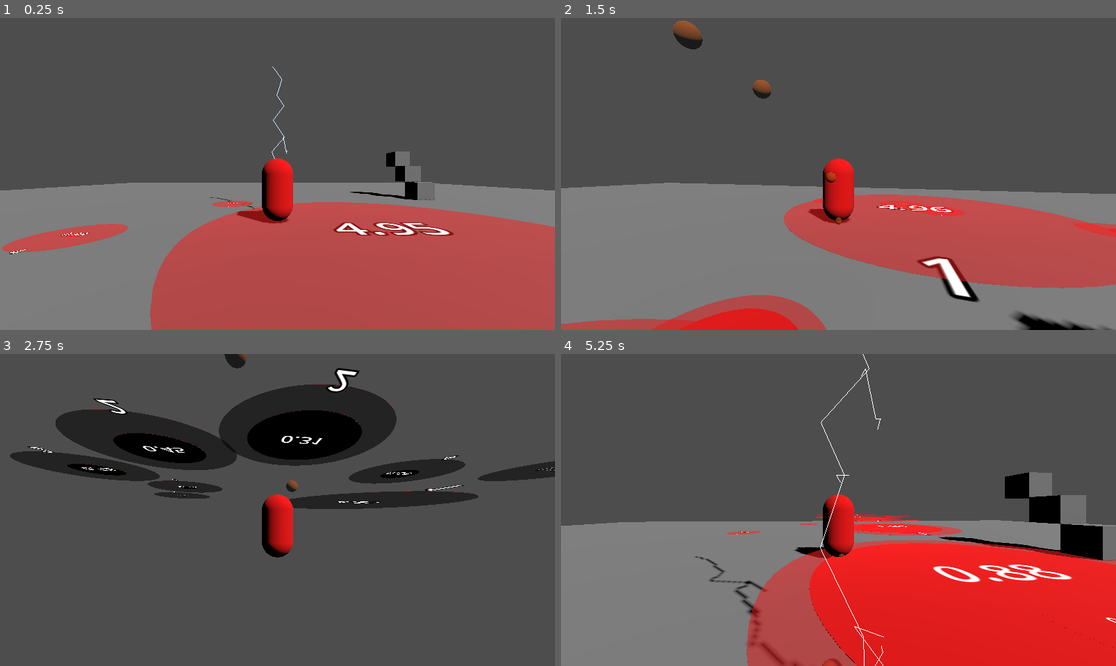
Above: before the commit, frames 1-4 (two rows, left to right).
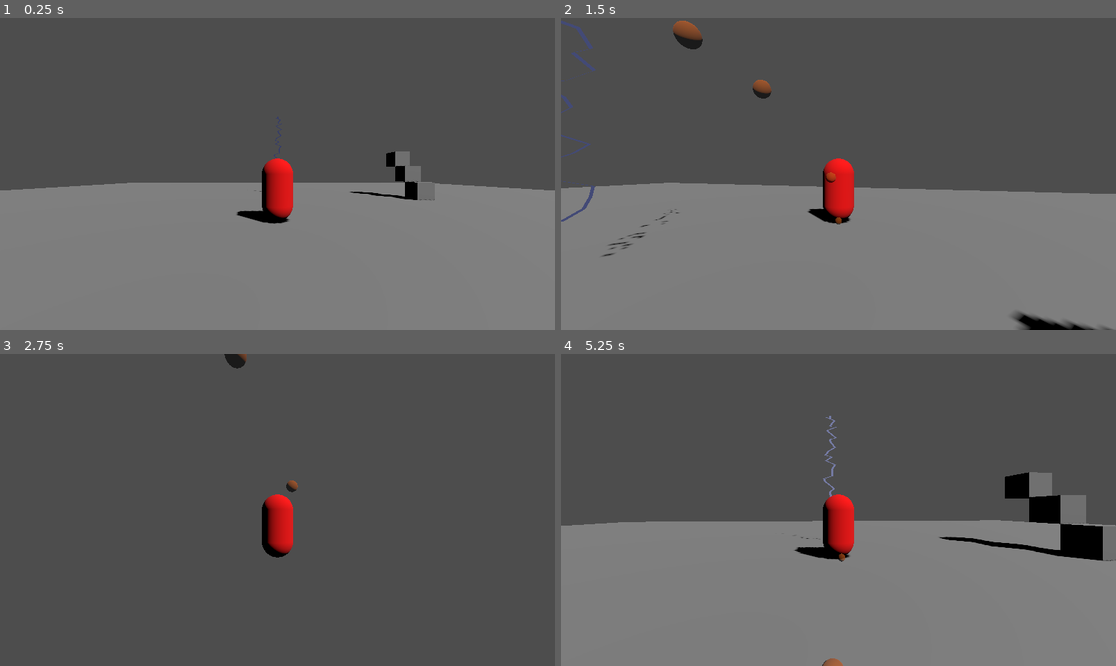
Above: after the commit, the same moments.

Repository: ZweiEuro/high_perf_cg
Game: Godot game, scene res://main_scene.tscn
Two runs of this game, one before a commit and one after it. Both use one fixed random seed, a clock stepped at 60 frames per second and the inputs below.
Inputs (mouse positions are in pixels of both pictures, inside the frame that each line leads up to):
- Up to frame 1 (0.25 s): no input
- Up to frame 2 (1.5 s): tap Enter at 0.5 s; move the mouse to (866, 174) at 0.52 s; hold W (Player Forward) from 0.53 s (still down); tap Shift (Dash) at 0.6, 1.35 s; tap Space (Player jump) at 0.77 s; move the mouse to (810, 174) at 1.27 s
- Up to frame 3 (2.75 s): keep holding W (Player Forward); tap Space (Player jump) at 1.52 s; move the mouse to (288, 503) at 2.02 s; tap Shift (Dash) at 2.1 s
- Up to frame 4 (5.25 s): keep holding W (Player Forward); move the mouse to (832, 516) at 2.77 s; tap Shift (Dash) every 0.75 s from 2.85 to 5.1 s; tap Space (Player jump) at 3.02, 3.77, 4.52 s; move the mouse to (877, 513) at 3.52 s; move the mouse to (794, 506) at 4.27 s; tap R (Reset) at 5 s; move the mouse to (844, 510) at 5.02 s

The runs differ from the first frame. In frame 1, 28% of the frame differs, in the area x 0-100%, y 15-100%; in frame 2, 16%; in frame 3, 16%; in frame 4, 26%.

Commit message:
quad lightning

Diff:
--- a/alt_lightning/alt-lightning.gdshader
+++ b/alt_lightning/alt-lightning.gdshader
@@ -1,4 +1,6 @@
 shader_type spatial;
+render_mode cull_disabled;
+render_mode unshaded;
 
 uniform vec3 color_blue : source_color = vec3(0.2, 0.3, 1.0);
 uniform vec3 color_white : source_color = vec3(1.0, 1.0, 1.0);
--- a/alt_lightning/alt_lightning.tscn
+++ b/alt_lightning/alt_lightning.tscn
@@ -7,7 +7,7 @@
 render_priority = 0
 shader = ExtResource("1_8xj2g")
 shader_parameter/color_blue = Color(0.2, 0.3, 1, 1)
-shader_parameter/color_white = Color(1, 1, 1, 1)
+shader_parameter/color_white = Color(1, 0, 0, 1)
 shader_parameter/flicker_speed = 5.0
 shader_parameter/blue_bias = 2.0
 
@@ -17,9 +17,7 @@
 [node name="alt-lightning" type="MeshInstance3D"]
 mesh = SubResource("PlaneMesh_2yair")
 script = ExtResource("1_7cfiw")
-start_point = Vector3(0, 5, 0)
-end_point = Vector3(0, -1, 1)
-n_segments = 10
+start_point_offset = Vector3(0, 5, 0)
+n_segments = 30
 jaggedness = 0.3
-branch_chance = 0.5
-max_branch_depth = 3
+max_branch_depth = 8
--- a/alt_lightning/multi_mesh_instance_3d.gd
+++ b/alt_lightning/multi_mesh_instance_3d.gd
@@ -1,26 +1,65 @@
 extends MeshInstance3D
 
-@export var start_point : Vector3
-@export var end_point : Vector3
+@export var start_point_offset: Vector3 = Vector3(0, 1.0, 0);
+@export var end_point_offset : Vector3
 @export var n_segments: int
 @export var jaggedness: float
 @export var branch_chance: float
 @export var max_branch_depth: int
+
+@export var thickness: float = 0.1;
+
+@onready var direction = (end_point_offset - start_point_offset).normalized()
+@onready var segment_length = (end_point_offset - start_point_offset).length() / n_segments
+
+@onready var rel_start_point : Vector3 = start_point_offset + self.position;
+@onready var rel_end_point : Vector3 = end_point_offset + self.position;
+
+@onready var self_remove_timer: Timer = Timer.new();
+
+func offsetVector(vec: Vector3) -> Vector3:
+	return vec + Vector3(1.0, 0, 0) * thickness
+
+func append_quad(arr: Array, p1: Vector3) -> void:
+
+	var tl: Vector3;
+	var tr: Vector3;
+
+	if arr.size() == 0:
+		tl = p1;
+		tr = offsetVector(p1);
+	else:
+		tl = arr[-3];
+		tr = arr[-2];
+
+
+	var bl = p1 + self.direction * self.segment_length;
+	var br = offsetVector(bl);
+
+	arr.append(tl);
+	arr.append(tr);
+	arr.append(bl);
+
+	arr.append(bl);
+	arr.append(br);
+	arr.append(tr);
+
 
 
 func _generate_lightning() -> Array:
 	var main_bolt = Array()
 	var branches = []
 
-	var direction = (end_point - start_point).normalized()
-	var segment_length = (end_point - start_point).length() / n_segments
+	append_quad(main_bolt, start_point_offset);
+
 
 	for i in range(n_segments + 1):
-		var point = start_point + direction * segment_length * i
+		var point = start_point_offset + direction * segment_length * i
 
 		# random displacement
 		point += Vector3((randf()*2-1) * jaggedness, 0,(randf()*2-1) * jaggedness)
-		main_bolt.append(point)
+
+		append_quad(main_bolt, point);
 
 		# branch check
 		if i > 1 and randf() < branch_chance:
@@ -29,7 +68,8 @@
 				# Limit branch angles to stay near vertical -> don't know how, too tired to question
 				var branch_dir = direction.rotated(Vector3.UP, randf() * 0.5 - 0.25).rotated(Vector3.RIGHT, randf() * 0.2 - 0.1)
 				var branch_length = segment_length * randf() * 1.5
-				branches.append(_generate_branch(point, branch_dir, branch_length, jaggedness * 0.5, 2, max_branch_depth - 1))
+				# !!! v comment back in
+				# branches.append(_generate_branch(point, branch_dir, branch_length, jaggedness * 0.5, 2, max_branch_depth - 1))
 
 	return [main_bolt, branches]
 
@@ -56,11 +96,16 @@
 
 	var mesh = ImmediateMesh.new()
 
-	mesh.surface_begin(Mesh.PRIMITIVE_LINE_STRIP)
+	mesh.surface_begin(Mesh.PRIMITIVE_TRIANGLES)
 
 	for point in main_bolt:
 		mesh.surface_add_vertex(point)
 	mesh.surface_end()
+
+	print(main_bolt)
+
+	self.mesh = mesh
+	return;
 
 	# Draw branches
 	for branch in branches:
@@ -76,3 +121,16 @@
 	var lightning_material = ShaderMaterial.new()
 	lightning_material.shader = load("res://alt_lightning/alt-lightning.gdshader")
 	$".".material_override = lightning_material
+
+	self_remove_timer.autostart = true;
+	self_remove_timer.wait_time = 0.5;
+	self_remove_timer.timeout.connect(delete_self);
+
+
+	#add_child(self_remove_timer);
+
+
+
+
+func delete_self() -> void:
+	queue_free();
--- a/gameObjects/lightning/indicator.tscn
+++ b/gameObjects/lightning/indicator.tscn
@@ -14,10 +14,16 @@
 @onready var counterLabel: Label3D = $CounterLabel
 @onready var countDownLabel: Label3D = $CountDownLabel
 
+@onready var lighting_prefab = preload(\"res://alt_lightning/alt_lightning.tscn\");
+
 
 var startTime: float = Time.get_ticks_msec() / 1000.0; # time since start in seconds
 
 var indicatorInnerSize: float = 0.0;
+
+@onready var self_delete_timer: Timer = Timer.new();
+
+@onready var i_am_dead = false;
 
 func _ready() -> void:
 	self.scale = Vector3(actualScale, actualScale, actualScale);
@@ -26,17 +32,40 @@
 	counterLabel.text = str(emitCount);
 	countDownLabel.text = str(triggerDuration_s).pad_decimals(2);
 
+	self_delete_timer.autostart = false;
+	self_delete_timer.one_shot = true;
+	self_delete_timer.timeout.connect(delete_self);
+
+	add_child(self_delete_timer)
+
+
+func delete_self() -> void:
+	queue_free();
+
+
+func emitLightning() -> void:
+	var newChild: Node3D = lighting_prefab.duplicate(true).instantiate();
+
+	#newChild.scale = self.scale;
+	# newChild.start_point_offset *= self.scale;
+	add_child(newChild);
+
 func _process(_delta: float) -> void:
+	if i_am_dead:
+		return;
+
 	var now = Time.get_ticks_msec() / 1000.0;
 	var diff = now - startTime;
 	if diff > triggerDuration_s:
+		emitLightning();
 		currentEmitCount -= 1;
 		if currentEmitCount > 0:
 			startTime = now;
 			counterLabel.text = str(currentEmitCount);
 		else:
-			queue_free();
-
+			self_delete_timer.start(0.5);
+			i_am_dead = true;
+			return;
 	var newSize = lerpf(0.0, 1.0, (diff / triggerDuration_s))
 
 	countDownLabel.text = str(triggerDuration_s - diff).pad_decimals(2);
--- a/gameObjects/lightning/indicator_spawner.gd
+++ b/gameObjects/lightning/indicator_spawner.gd
@@ -1,6 +1,6 @@
 extends Node
 
-@export var spawningInterval: float = 0.05; # period in seconds
+@export var spawningInterval: float = 1; # period in seconds
 @export var spawningIntervalRandomNoise: float = 0.0;
 
 @export var spawnRadius: float = 10;
@@ -14,6 +14,7 @@
 
 # Called when the node enters the scene tree for the first time.
 func _ready() -> void:
+	return;
 	timer.autostart = true;
 	timer.one_shot = true;
 	timer.wait_time = spawningInterval;
--- a/main_scene.tscn
+++ b/main_scene.tscn
@@ -50,4 +50,4 @@
 shape = SubResource("BoxShape3D_v5crj")
 
 [node name="alt-lightning" parent="." instance=ExtResource("6_nwlrt")]
-transform = Transform3D(1, 0, 0, 0, 1, 0, 0, 0, 1, 0, 1, -2)
+transform = Transform3D(1, 0, 0, 0, 1, 0, 0, 0, 1, 0, 1, -8.59614)
